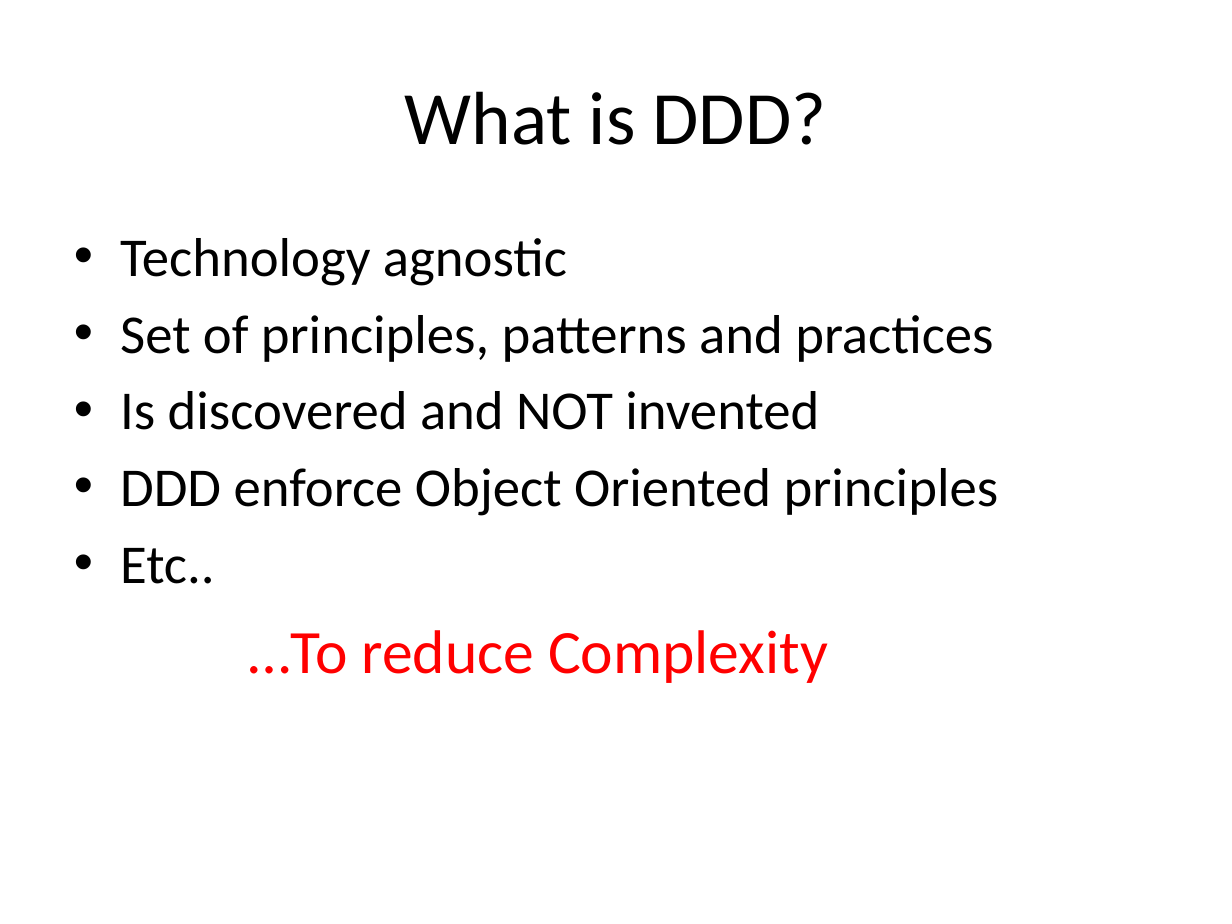
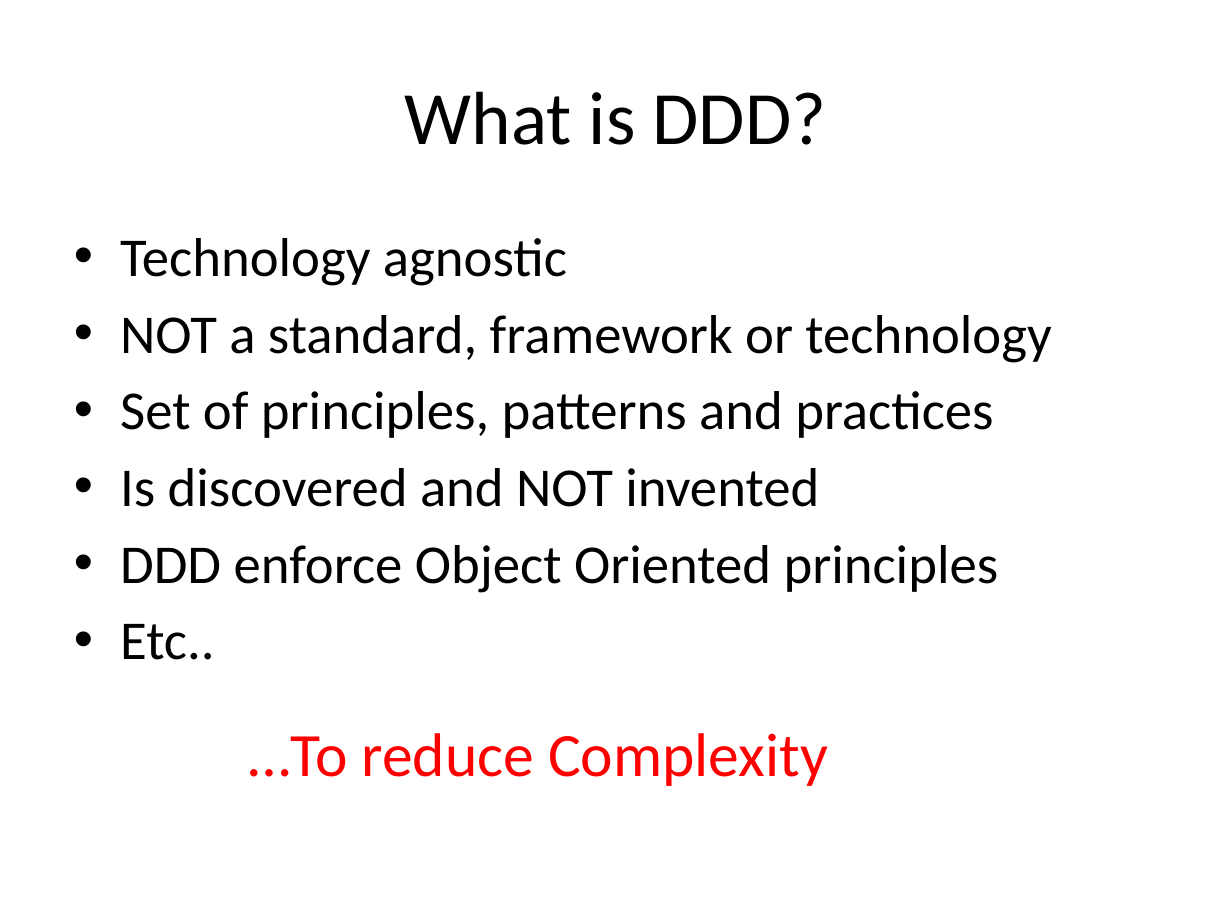
Before and after one commit to arturtv/dddpresentation, a slide deck: slide 13 of Domain-DrivenDesign.A.Trosin.pptx. Drawn at 1232x924 pixels with LibreOffice and Linux fonts; fonts in the diff are those of the drawing. Boxes give left, top, right and bottom in pixels: in the first picture for what was removed or moved away, otherwise in the second. Text is boxed around its words. In the diff, an @@ line names an element or a change of style, - is before the commit and + after.

```diff
--- a/Domain-DrivenDesign.A.Trosin.pptx
+++ b/Domain-DrivenDesign.A.Trosin.pptx
@@ text at [120, 315, 1051, 363]: paragraph added @@
+• NOT a standard, framework or technology
@@ text "…To reduce Complexity": place and size @@
-text "…To reduce Complexity" at [248, 630, 828, 683]
+text "…To reduce Complexity" at [248, 733, 828, 786]
```
